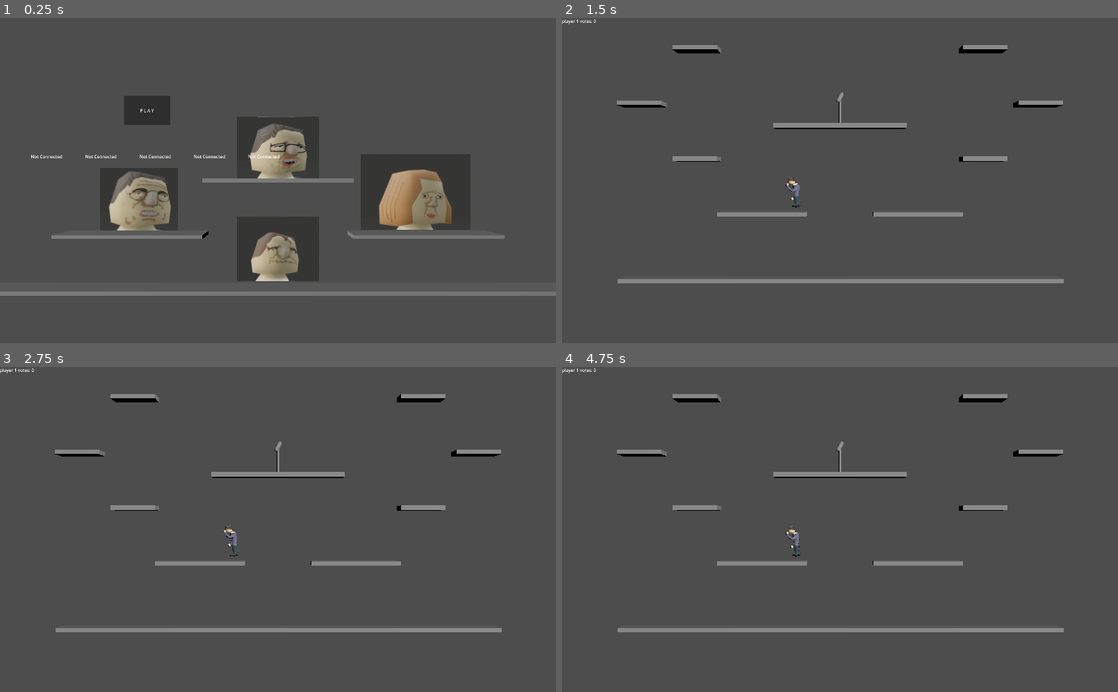
Above: before the commit, frames 1-4 (two rows, left to right).
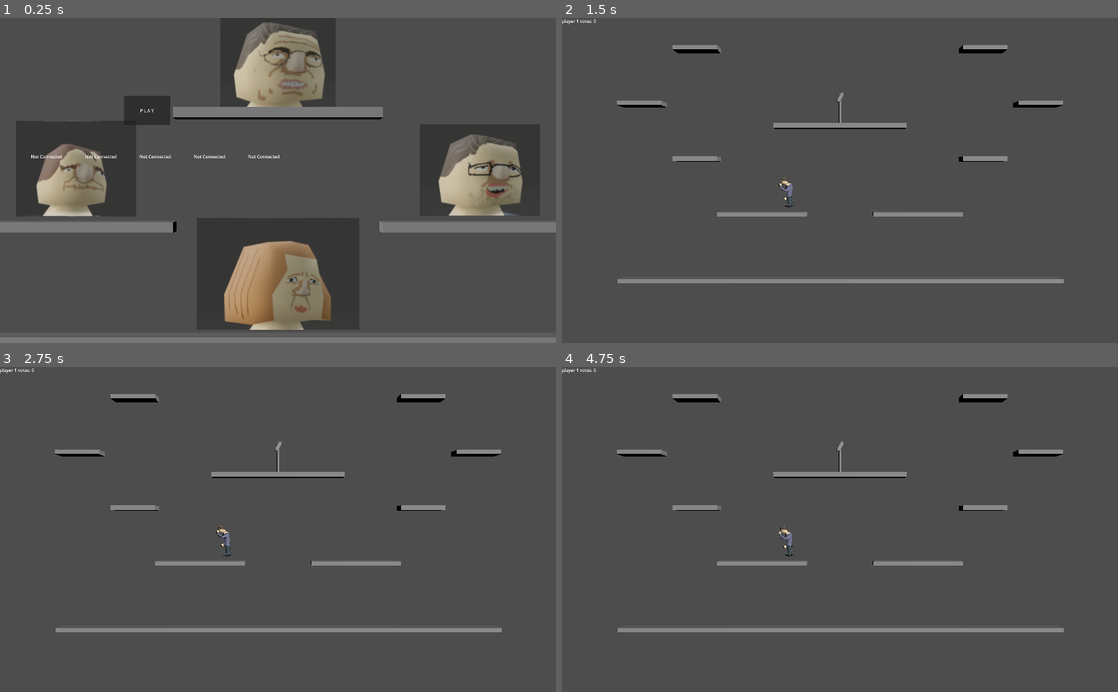
Above: after the commit, the same moments.

Repository: Dethcrvsh/mortal-democracy
Game: Godot game, scene res://scenes/main.tscn
Two runs of this game, one before a commit and one after it. Both use one fixed random seed, a clock stepped at 60 frames per second and the inputs below.
Inputs (mouse positions are in pixels of both pictures, inside the frame that each line leads up to):
- Up to frame 1 (0.25 s): no input
- Up to frame 2 (1.5 s): click "P L A Y" at 0.5 s; tap Enter (start) at 1.25, 1.35 s; move the mouse to (962, 164) at 1.27 s; click (962, 164) at 1.42 s
- Up to frame 3 (2.75 s): tap Enter (start) at 2 s; drag from (166, 545) to (250, 594) at 2.02 s
- Up to frame 4 (4.75 s): move the mouse to (895, 458) at 2.77 s; tap Enter (start) at 2.85, 3.5, 4.25, 4.35 s; click (895, 458) at 2.92 s; drag from (812, 594) to (673, 480) at 3.52 s; move the mouse to (1006, 578) at 4.27 s; click (1006, 578) at 4.42 s

The runs differ from the first frame. In frame 1, 32% of the frame differs, in the area x 0-100%, y 0-100%; in frame 2, 0.1%; in frame 3, 0.2%; in frame 4, 0.2%.

Commit message:
better menu and char select done

Diff:
--- a/CharacterChanger.gd
+++ b/CharacterChanger.gd
@@ -7,6 +7,7 @@
 
 var id_to_model
 var character_id = 0
+var character_scale = Vector3(1, 1, 1)
 
 # Called when the node enters the scene tree for the first time.
 func _ready():
@@ -17,7 +18,10 @@
 func set_character_id(id):
 	character_id = id
 
+func set_character_scale(new_scale):
+	character_scale = new_scale
+
 func _on_body_entered(body):
 	if body.has_method("change_character"):
 		var model_instance = id_to_model[character_id].instantiate()
-		body.change_character(model_instance)
+		body.change_character(model_instance, character_scale)
--- a/project.godot
+++ b/project.godot
@@ -146,6 +146,16 @@
 "events": [Object(InputEventKey,"resource_local_to_scene":false,"resource_name":"","device":0,"window_id":0,"alt_pressed":false,"shift_pressed":false,"ctrl_pressed":false,"meta_pressed":false,"pressed":false,"keycode":0,"physical_keycode":83,"key_label":0,"unicode":0,"echo":false,"script":null)
 ]
 }
+up_p2={
+"deadzone": 0.5,
+"events": [Object(InputEventJoypadMotion,"resource_local_to_scene":false,"resource_name":"","device":1,"axis":1,"axis_value":-1.0,"script":null)
+]
+}
+down_p2={
+"deadzone": 0.5,
+"events": [Object(InputEventJoypadMotion,"resource_local_to_scene":false,"resource_name":"","device":1,"axis":1,"axis_value":1.0,"script":null)
+]
+}
 
 [physics]
 
--- a/scenes/CharacterChangesMaster.gd
+++ b/scenes/CharacterChangesMaster.gd
@@ -4,8 +4,11 @@
 # Called when the node enters the scene tree for the first time.
 func _ready():
 	var children = get_children()
-	for i in range(3):
-		children[i].get_node("CharacterChanger").set_character_id(i)
+	children[0].get_node("CharacterChanger").set_character_id(0)
+	children[1].get_node("CharacterChanger").set_character_id(1)
+	children[2].get_node("CharacterChanger").set_character_id(2)
+	children[3].get_node("CharacterChanger").set_character_id(3)
+	children[3].get_node("CharacterChanger").set_character_scale(Vector3(0.6, 0.6, 0.6))
 
 # Called every frame. 'delta' is the elapsed time since the previous frame.
 func _process(delta):
--- a/scenes/MenuMap.tscn
+++ b/scenes/MenuMap.tscn
@@ -15,48 +15,41 @@
 [node name="Floor1" type="Node3D" parent="."]
 
 [node name="Platform1" parent="Floor1" instance=ExtResource("2_we57d")]
-
-[node name="Platform2" parent="Floor1" instance=ExtResource("2_we57d")]
-transform = Transform3D(1, 0, 0, 0, 1, 0, 0, 0, 1, 8, 0, 0)
-
-[node name="Platform3" parent="Floor1" instance=ExtResource("2_we57d")]
-transform = Transform3D(1, 0, 0, 0, 1, 0, 0, 0, 1, 16, 0, 0)
-
-[node name="Platform4" parent="Floor1" instance=ExtResource("2_we57d")]
-transform = Transform3D(1, 0, 0, 0, 1, 0, 0, 0, 1, 24, 0, 0)
+transform = Transform3D(10, 0, 0, 0, 1, 0, 0, 0, 1, 0, 0, 0)
 
 [node name="Floor2" type="Node3D" parent="."]
 
 [node name="Platform2" parent="Floor2" instance=ExtResource("2_we57d")]
-transform = Transform3D(1, 0, 0, 0, 1, 0, 0, 0, 1, 20, 3, 0)
+transform = Transform3D(1, 0, 0, 0, 1, 0, 0, 0, 1, 4, 2.2, 0)
 
 [node name="Platform3" parent="Floor2" instance=ExtResource("2_we57d")]
-transform = Transform3D(1, 0, 0, 0, 1, 0, 0, 0, 1, 4, 3, 0)
+transform = Transform3D(1, 0, 0, 0, 1, 0, 0, 0, 1, -4, 2.2, 0)
 
 [node name="Floor3" type="Node3D" parent="."]
 
 [node name="Platform5" parent="Floor3" instance=ExtResource("2_we57d")]
-transform = Transform3D(1, 0, 0, 0, 1, 0, 0, 0, 1, 12, 6, 0)
+transform = Transform3D(1, 0, 0, 0, 1, 0, 0, 0, 1, 0, 4.4, 0)
 
 [node name="SpawnPoints" type="Node3D" parent="."]
 
 [node name="1" type="Node3D" parent="SpawnPoints"]
-transform = Transform3D(1, 0, 0, 0, 1, 0, 0, 0, 1, 8.7758, 10.5612, 9.53674e-07)
+transform = Transform3D(1, 0, 0, 0, 1, 0, 0, 0, 1, -2, 10, 0)
 
 [node name="2" type="Node3D" parent="SpawnPoints"]
-transform = Transform3D(1, 0, 0, 0, 1, 0, 0, 0, 1, 10.4357, 10.6685, 9.53674e-07)
+transform = Transform3D(1, 0, 0, 0, 1, 0, 0, 0, 1, -1, 10, 0)
 
 [node name="3" type="Node3D" parent="SpawnPoints"]
-transform = Transform3D(1, 0, 0, 0, 1, 0, 0, 0, 1, 11.5605, 11.1543, 9.53674e-07)
+transform = Transform3D(1, 0, 0, 0, 1, 0, 0, 0, 1, 0, 10, 0)
 
 [node name="4" type="Node3D" parent="SpawnPoints"]
-transform = Transform3D(1, 0, 0, 0, 1, 0, 0, 0, 1, 13.3079, 11.3272, 9.53674e-07)
+transform = Transform3D(1, 0, 0, 0, 1, 0, 0, 0, 1, 1, 11.327, 0)
 
 [node name="5" type="Node3D" parent="SpawnPoints"]
-transform = Transform3D(1, 0, 0, 0, 1, 0, 0, 0, 1, 14.6201, 11.2718, 0)
+transform = Transform3D(1, 0, 0, 0, 1, 0, 0, 0, 1, 2, 10, 0)
 
 [node name="Camera3D" type="Camera3D" parent="."]
-transform = Transform3D(1, 0, 0, 0, 1, 0, 0, 0, 1, 12, 6, 11.7335)
+transform = Transform3D(1, 0, 0, 0, 1, 0, 0, 0, 1, 0, 3.1, 30)
+fov = 12.0
 
 [node name="DirectionalLight3D" type="DirectionalLight3D" parent="."]
 transform = Transform3D(0.695085, 0, -0.718927, 0.332398, 0.886696, 0.321374, 0.63747, -0.462352, 0.616329, 0, 0, 0)
@@ -66,41 +59,40 @@
 script = ExtResource("3_h657m")
 
 [node name="Jimmy" type="Node3D" parent="CharacterChanges"]
-transform = Transform3D(1, 0, 0, 0, 1, 0, 0, 0, 1, 12, 7, 0)
+transform = Transform3D(1, 0, 0, 0, 1, 0, 0, 0, 1, 4, 2.4, 0)
 
 [node name="CharacterChanger" parent="CharacterChanges/Jimmy" instance=ExtResource("3_ppmdg")]
 metadata/character_id = 0
 
 [node name="Sprite3D" type="Sprite3D" parent="CharacterChanges/Jimmy"]
-transform = Transform3D(1, 0, 0, 0, 1, 0, 0, 0, 1, 0, 0.910712, -0.660134)
+transform = Transform3D(0.5, 0, 0, 0, 0.5, 0, 0, 0, 0.5, 0, 0.910712, -0.660134)
 texture = ExtResource("4_k1el4")
 
 [node name="annie" type="Node3D" parent="CharacterChanges"]
-transform = Transform3D(1, 0, 0, 0, 1, 0, 0, 0, 1, 20.0449, 4.08149, 0)
 
 [node name="CharacterChanger" parent="CharacterChanges/annie" instance=ExtResource("3_ppmdg")]
 metadata/character_id = 0
 
 [node name="Sprite3D" type="Sprite3D" parent="CharacterChanges/annie"]
-transform = Transform3D(1, 0, 0, 0, 1, 0, 0, 0, 1, 0, 1.24545, -0.660134)
+transform = Transform3D(0.5, 0, 0, 0, 0.5, 0, 0, 0, 0.5, 0, 1.24545, -0.660134)
 texture = ExtResource("6_a5w2p")
 
 [node name="stefan" type="Node3D" parent="CharacterChanges"]
-transform = Transform3D(1, 0, 0, 0, 1, 0, 0, 0, 1, 12, 1.05976, 0)
+transform = Transform3D(1, 0, 0, 0, 1, 0, 0, 0, 1, -4, 2.4, 0)
 
 [node name="CharacterChanger" parent="CharacterChanges/stefan" instance=ExtResource("3_ppmdg")]
 metadata/character_id = 0
 
 [node name="Sprite3D" type="Sprite3D" parent="CharacterChanges/stefan"]
-transform = Transform3D(1, 0, 0, 0, 1, 0, 0, 0, 1, 0, 0.934819, -0.660134)
+transform = Transform3D(0.5, 0, 0, 0, 0.5, 0, 0, 0, 0.5, 0, 0.934819, -0.660134)
 texture = ExtResource("7_esd25")
 
 [node name="ulf" type="Node3D" parent="CharacterChanges"]
-transform = Transform3D(1, 0, 0, 0, 1, 0, 0, 0, 1, 3.86736, 3.96716, 0)
+transform = Transform3D(1, 0, 0, 0, 1, 0, 0, 0, 1, 0, 4.4, 0)
 
 [node name="CharacterChanger" parent="CharacterChanges/ulf" instance=ExtResource("3_ppmdg")]
 metadata/character_id = 0
 
 [node name="Sprite3D" type="Sprite3D" parent="CharacterChanges/ulf"]
-transform = Transform3D(1, 0, 0, 0, 1, 0, 0, 0, 1, 0, 0.910712, -0.660134)
+transform = Transform3D(0.5, 0, 0, 0, 0.5, 0, 0, 0, 0.5, 0, 1.00836, -0.660134)
 texture = ExtResource("8_r323d")
--- a/scenes/Platform2.tscn
+++ b/scenes/Platform2.tscn
@@ -1,10 +1,10 @@
 [gd_scene load_steps=3 format=3 uid="uid://bkoeeqyhqgy0l"]
 
 [sub_resource type="BoxMesh" id="BoxMesh_jbswu"]
-size = Vector3(8, 0.2, 1)
+size = Vector3(4, 0.2, 1)
 
-[sub_resource type="ConvexPolygonShape3D" id="ConvexPolygonShape3D_tp6uy"]
-points = PackedVector3Array(-4, -0.1, -0.5, -4, 0.1, -0.5, 4, -0.1, -0.5, -4, -0.1, 0.5, -4, 0.1, 0.5, 4, 0.1, -0.5, 4, -0.1, 0.5, 4, 0.1, 0.5)
+[sub_resource type="ConcavePolygonShape3D" id="ConcavePolygonShape3D_mqqfl"]
+data = PackedVector3Array(-2, 0.1, 0.5, 2, 0.1, 0.5, -2, -0.1, 0.5, 2, 0.1, 0.5, 2, -0.1, 0.5, -2, -0.1, 0.5, 2, 0.1, -0.5, -2, 0.1, -0.5, 2, -0.1, -0.5, -2, 0.1, -0.5, -2, -0.1, -0.5, 2, -0.1, -0.5, 2, 0.1, 0.5, 2, 0.1, -0.5, 2, -0.1, 0.5, 2, 0.1, -0.5, 2, -0.1, -0.5, 2, -0.1, 0.5, -2, 0.1, -0.5, -2, 0.1, 0.5, -2, -0.1, -0.5, -2, 0.1, 0.5, -2, -0.1, 0.5, -2, -0.1, -0.5, 2, 0.1, 0.5, -2, 0.1, 0.5, 2, 0.1, -0.5, -2, 0.1, 0.5, -2, 0.1, -0.5, 2, 0.1, -0.5, -2, -0.1, 0.5, 2, -0.1, 0.5, -2, -0.1, -0.5, 2, -0.1, 0.5, 2, -0.1, -0.5, -2, -0.1, -0.5)
 
 [node name="Platform2" type="StaticBody3D"]
 
@@ -12,4 +12,4 @@
 mesh = SubResource("BoxMesh_jbswu")
 
 [node name="CollisionShape3D" type="CollisionShape3D" parent="."]
-shape = SubResource("ConvexPolygonShape3D_tp6uy")
+shape = SubResource("ConcavePolygonShape3D_mqqfl")
--- a/scenes/character_changer.tscn
+++ b/scenes/character_changer.tscn
@@ -3,12 +3,12 @@
 [ext_resource type="Script" path="res://CharacterChanger.gd" id="1_5tjkk"]
 
 [sub_resource type="BoxShape3D" id="BoxShape3D_xhs85"]
-size = Vector3(2, 2, 2)
 
 [node name="CharacterChanger" type="Area3D"]
 script = ExtResource("1_5tjkk")
 
 [node name="CollisionShape3D" type="CollisionShape3D" parent="."]
+transform = Transform3D(1, 0, 0, 0, 1, 0, 0, 0, 1, 0, 0.576925, 0)
 shape = SubResource("BoxShape3D_xhs85")
 
 [connection signal="body_entered" from="." to="." method="_on_body_entered"]
--- a/scripts/player.gd
+++ b/scripts/player.gd
@@ -28,6 +28,7 @@
 var rng = RandomNumberGenerator.new()
 var rotation_dir = 1
 var og_rotation = null
+var og_model_transform
 var input_dir
 var shield = null
 var punch_cooldown = 0.0
@@ -59,6 +60,7 @@
 
 func _ready():
 	og_rotation = rotation
+	og_model_transform = model.transform
 
 
 func _physics_process(delta):
@@ -139,7 +141,7 @@
 			animator.speed_scale = abs(input_dir.x)*4
 
 	if Input.is_action_just_pressed("test_launch_p1"):
-		change_character(jimmie_model.instantiate())
+		change_character(jimmie_model.instantiate(), Vector3(3, 3, 3))
 
 	move_and_slide()
 
@@ -196,9 +198,10 @@
 	elif shield_timer < SHIELD_MAX:
 		shield_timer += delta
 
-func change_character(new_model):
-	var model_transform = model.transform
-	new_model.transform = model_transform
+func change_character(new_model, new_scale = Vector3(1, 1, 1)):
+	new_model.transform = og_model_transform.scaled(new_scale)
+	new_model.rotation = model.rotation
+	new_model.position.y = -0.4 + 0.5*(new_scale.y-1)
 	model.queue_free()
 	model = new_model
 	animator = new_model.get_node("AnimationPlayer")
